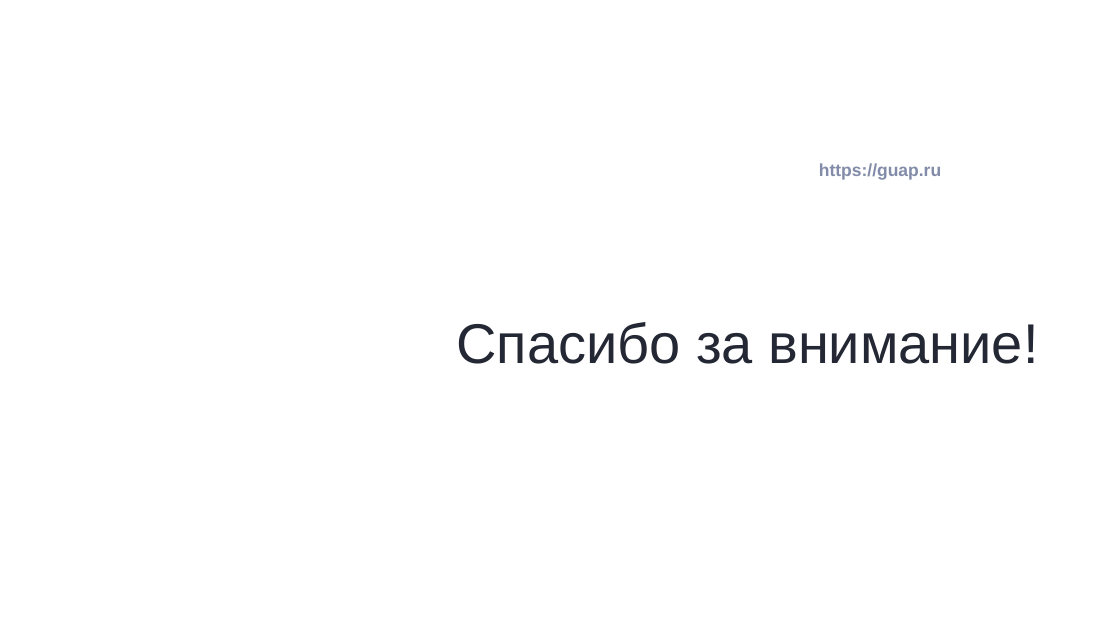
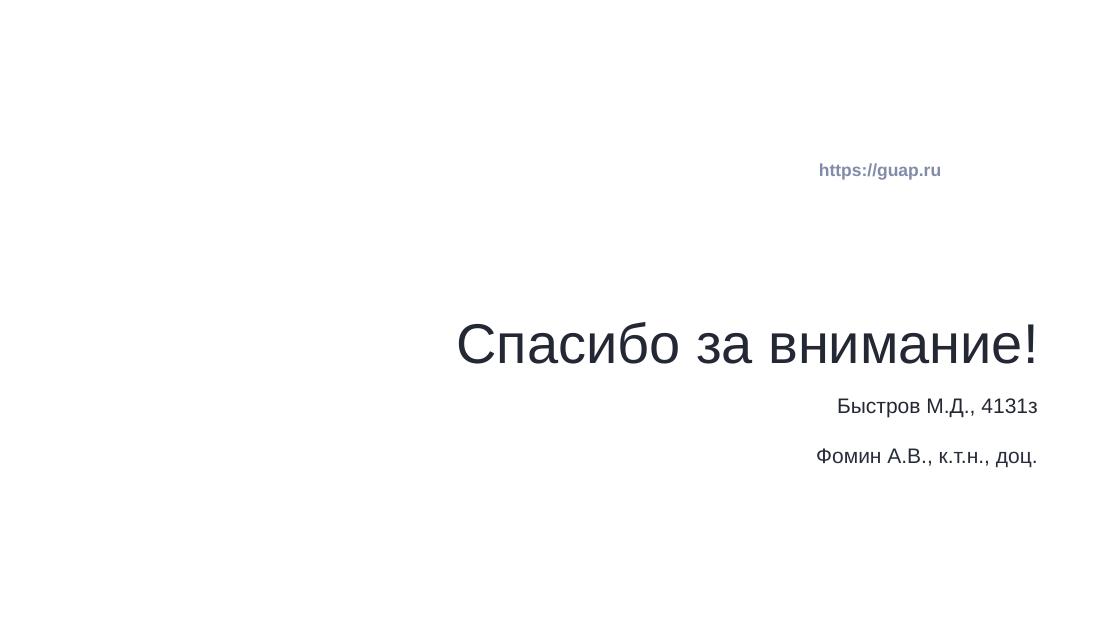
Before and after one commit to maxi7665/VKR, a slide deck: slide 14 of BystrovMD_4131z_Presentation.pptx (slide 13 before the commit). Drawn at 1120x630 pixels with LibreOffice and Linux fonts; fonts in the diff are those of the drawing; background and template pictures are left out. Boxes give left, top, right and bottom in pixels: in the first picture for what was removed or moved away, otherwise in the second. Text is boxed around its words. In the diff, an @@ line names an element or a change of style, - is before the commit and + after.

```diff
--- a/BystrovMD_4131z_Presentation.pptx
+++ b/BystrovMD_4131z_Presentation.pptx
@@ text added at [816,398,1038,468], 18 pt, text #272D3A @@
+Быстров М.Д., 4131з
+Фомин А.В., к.т.н., доц.
```
Also in this commit, not shown: 5 other slides changed, 1 slide added, 4 other files.
